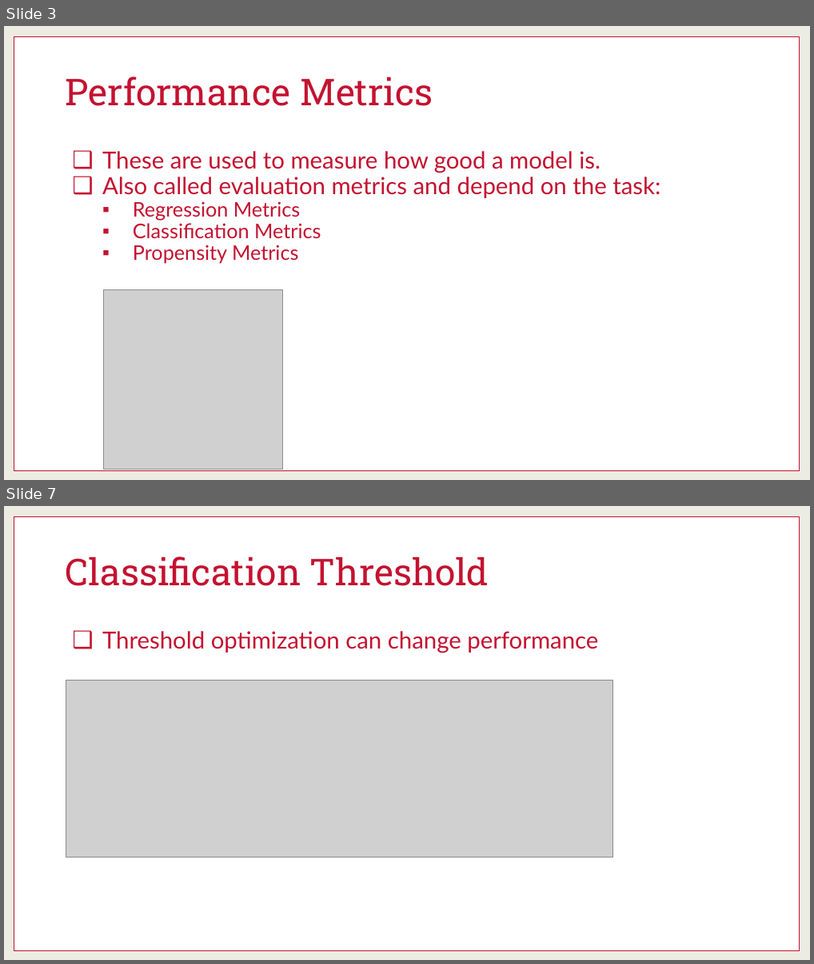
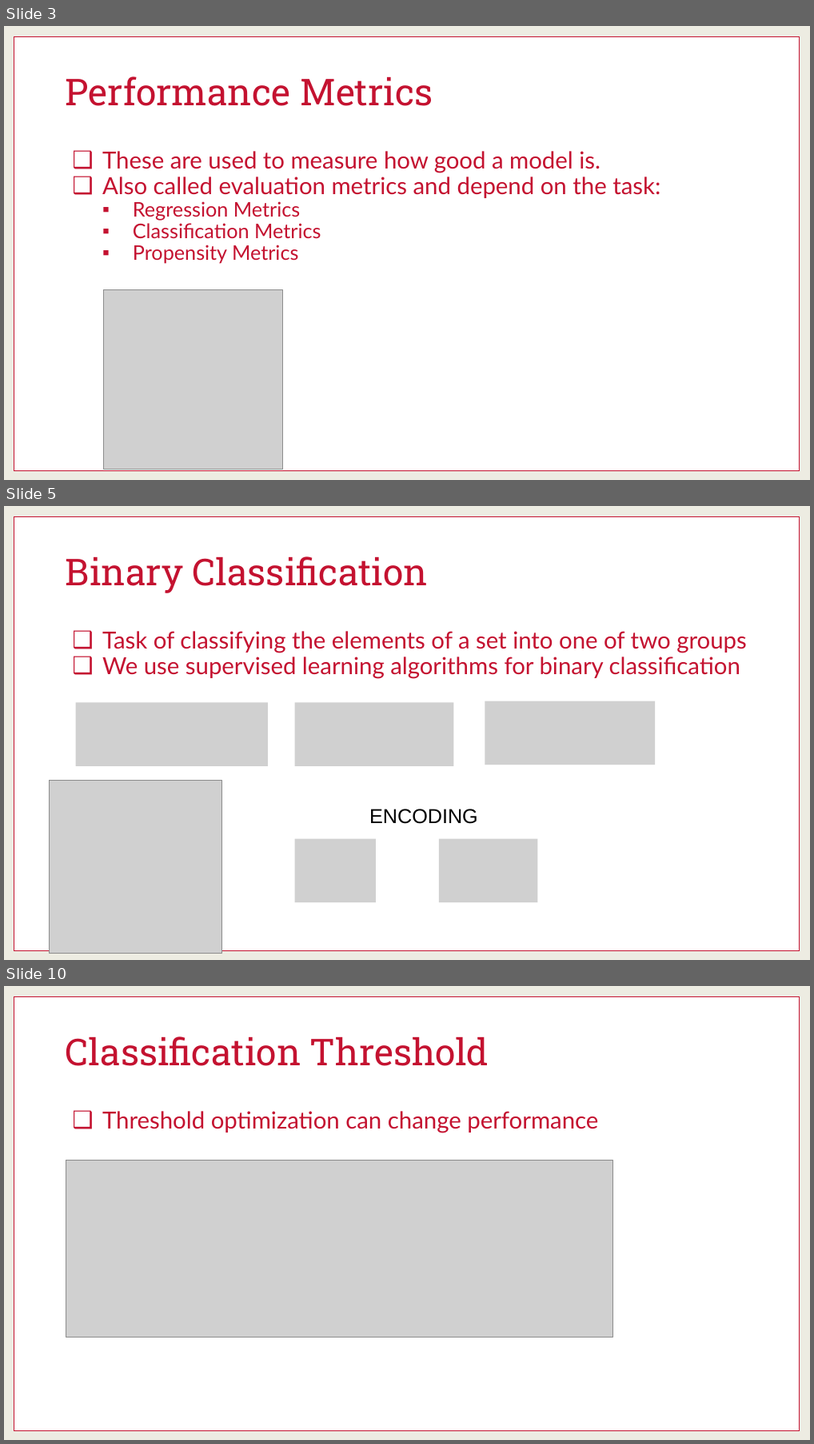
Before and after one commit to martinwg/ISA591, a slide deck: PPT/Module 4 - Model Performance for Classification.pptx. Shown one above the other, each under a label of ours: slides 3 and 7 before the commit, slides 3, 5 and 10 after it; the slides between them are not shown. The pictures are 814x964 and 814x1444 pixels, drawn with LibreOffice and Linux fonts; fonts in the diff are those of the drawing; grey boxes stand for pictures. Boxes give left, top, right and bottom in pixels: in the first picture for what was removed or moved away, otherwise in the second. Text is boxed around its words. In the diff, an @@ line names an element or a change of style, - is before the commit and + after.

```diff
--- a/PPT/Module 4 - Model Performance for Classification.pptx
+++ b/PPT/Module 4 - Model Performance for Classification.pptx
@@ slide 5 added at [4,506,810,960], background #EDECE2; not listed: 1 template element that a slide beside it also shows @@
@@ title added at [66,556,429,593], 44 pt, text #C41230 @@
+Binary Classification
@@ text added at [102,631,747,678], 28 pt, text #C41230 @@
+❑ Task of classifying the elements of a set into one of two groups
+❑ We use supervised learning algorithms for binary classification
@@ picture added at [76,703,268,766] @@
@@ picture added at [295,703,454,766] @@
@@ picture added at [486,700,656,764] @@
@@ picture added at [50,780,222,953] @@
@@ text added at [370,808,478,824], 24 pt, text #000000 @@
+ENCODING
@@ picture added at [295,839,376,902] @@
@@ picture added at [439,839,538,902] @@
@@ what was slide 7 is now slide 10 @@
```
Also in this commit, not shown: 9 slides changed, 6 other slides added, 1 slide removed.
